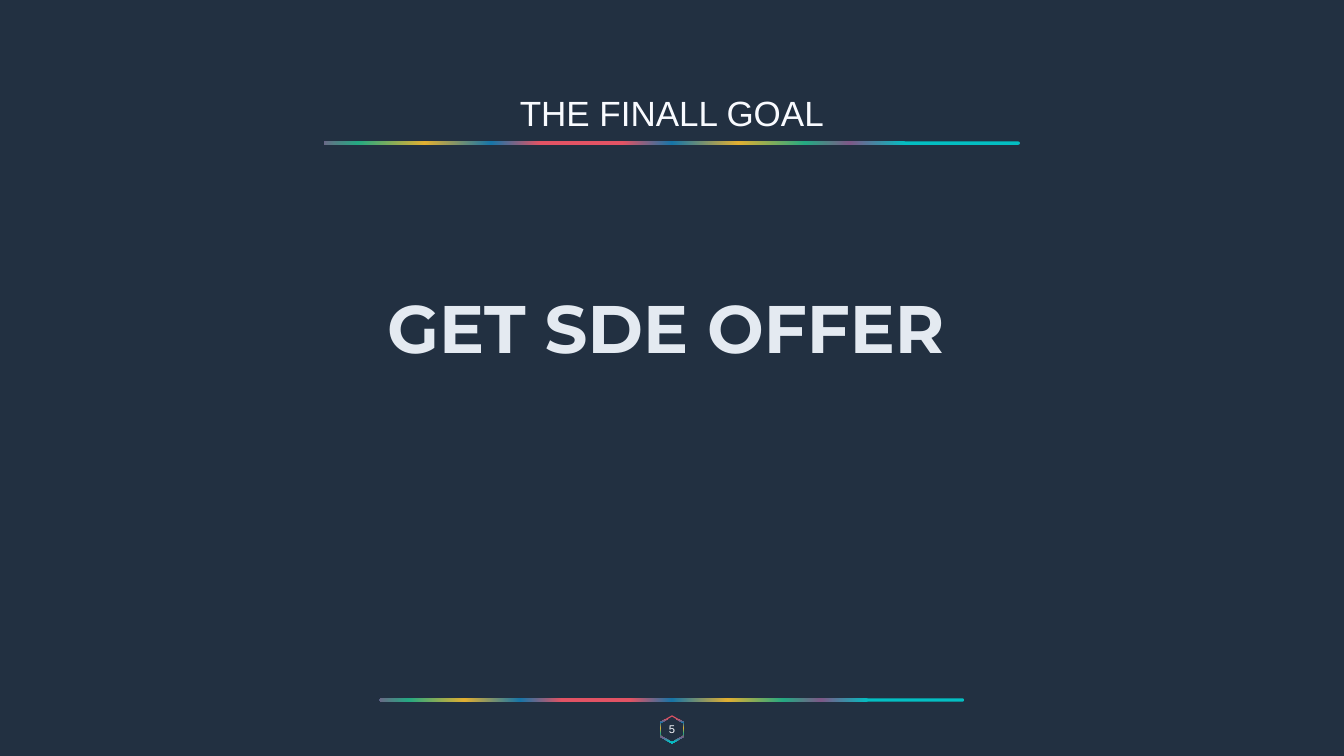
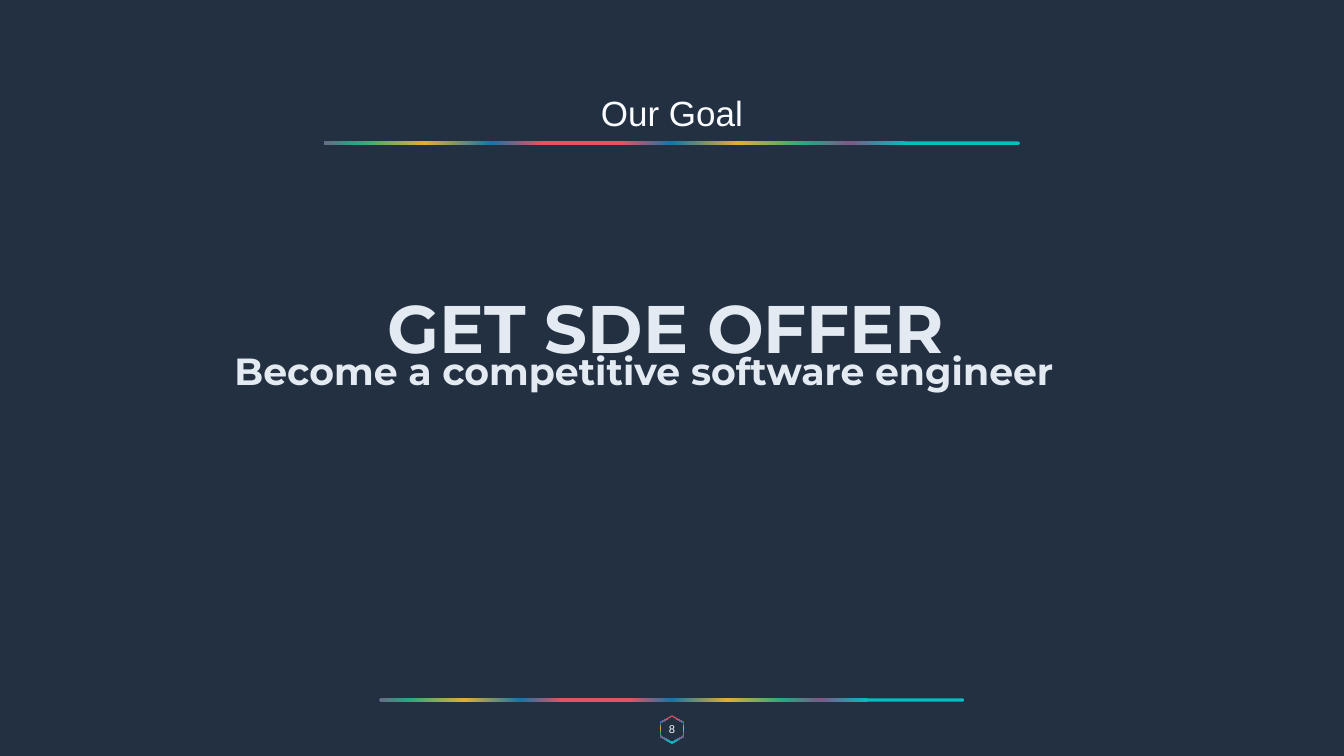
Before and after one commit to overtureLLC/java-spring-material, a slide deck: slide 8 of Warmup/warmup.pptx (slide 5 before the commit). Drawn at 1344x756 pixels with LibreOffice and Linux fonts; fonts in the diff are those of the drawing. Boxes give left, top, right and bottom in pixels: in the first picture for what was removed or moved away, otherwise in the second. Text is boxed around its words. In the diff, an @@ line names an element or a change of style, - is before the commit and + after.

```diff
--- a/Warmup/warmup.pptx
+++ b/Warmup/warmup.pptx
@@ text at box(601, 100, 743, 127): text changed @@
-THE FINALL GOAL
+Our Goal
@@ text added at box(234, 349, 1053, 393), 54 pt, text #E4EAF1, bold @@
+Become a competitive software engineer
@@ page number at box(669, 725, 675, 733): text changed @@
-5
+8
```
Also in this commit, not shown: 19 other slides changed, 14 slides added, 4 slides removed.
